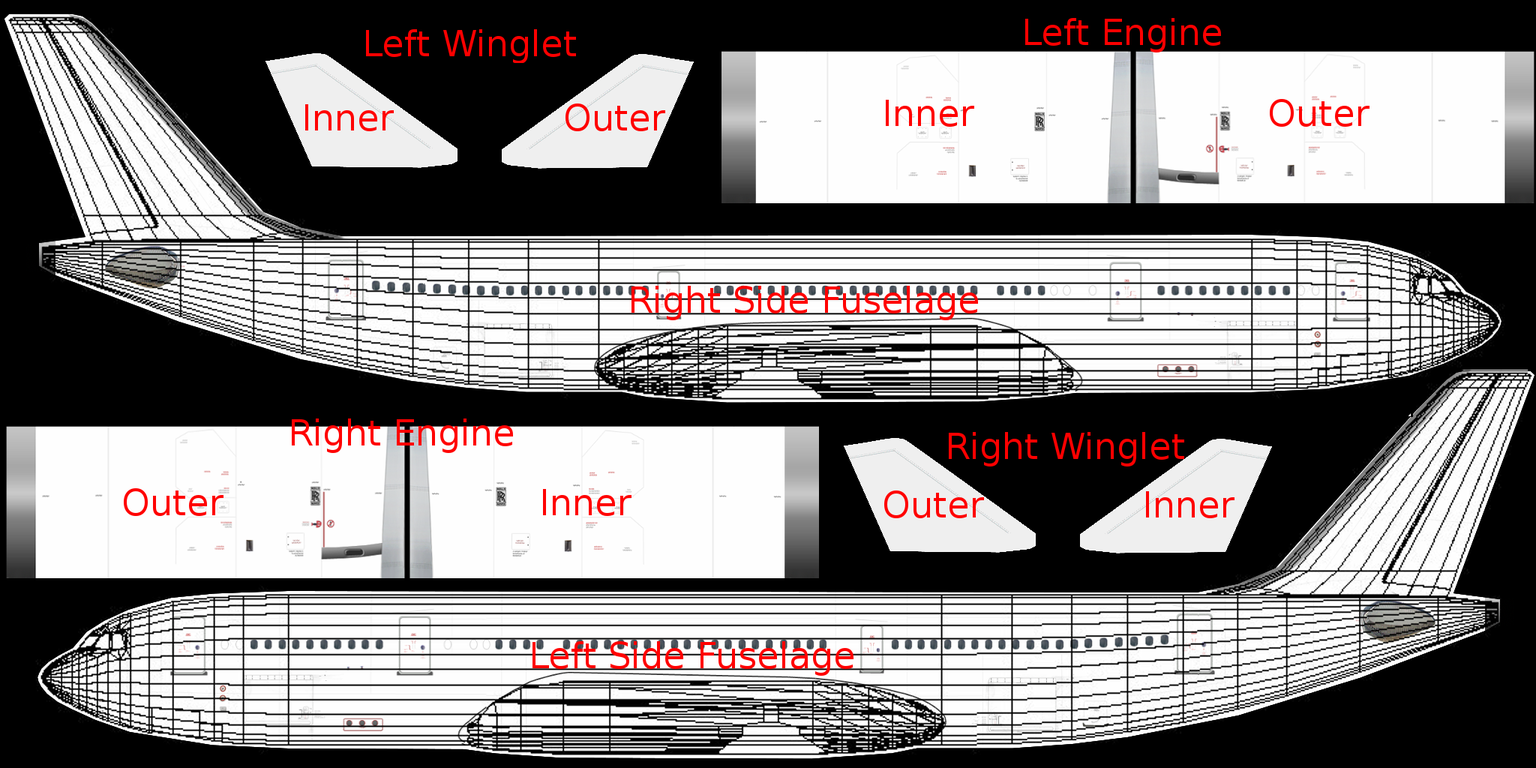
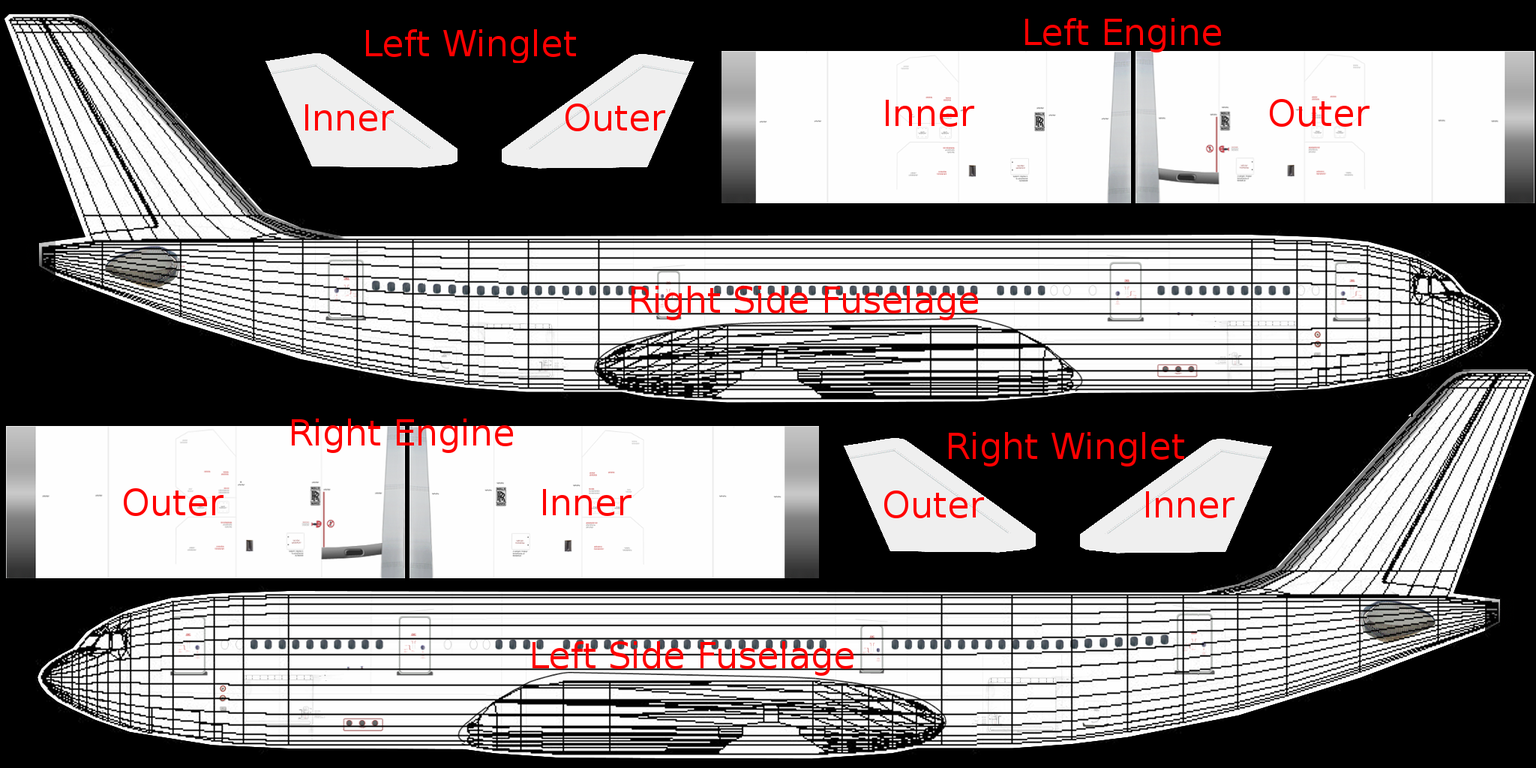
Before/after of a 1536 x 768 layered artwork. What changed in the layer stack:
painted on "Engines Misc" over (5, 50, 1535, 579)
painted on "Engines Background" over (5, 50, 1535, 579)
